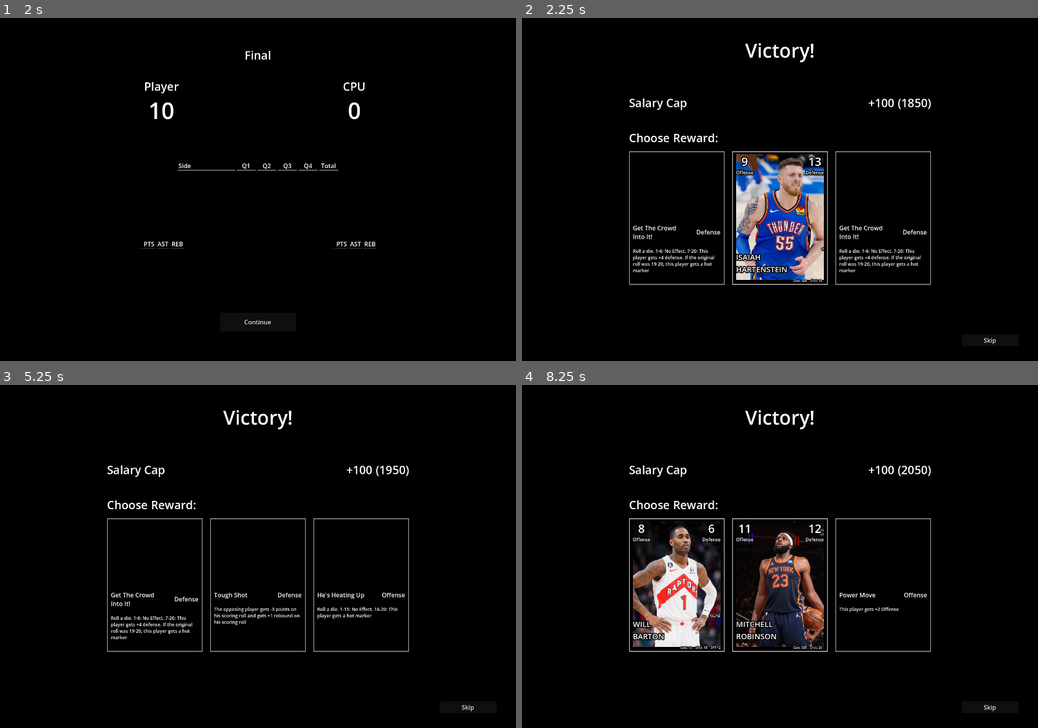
Above: before the commit, frames 1-4 (two rows, left to right).
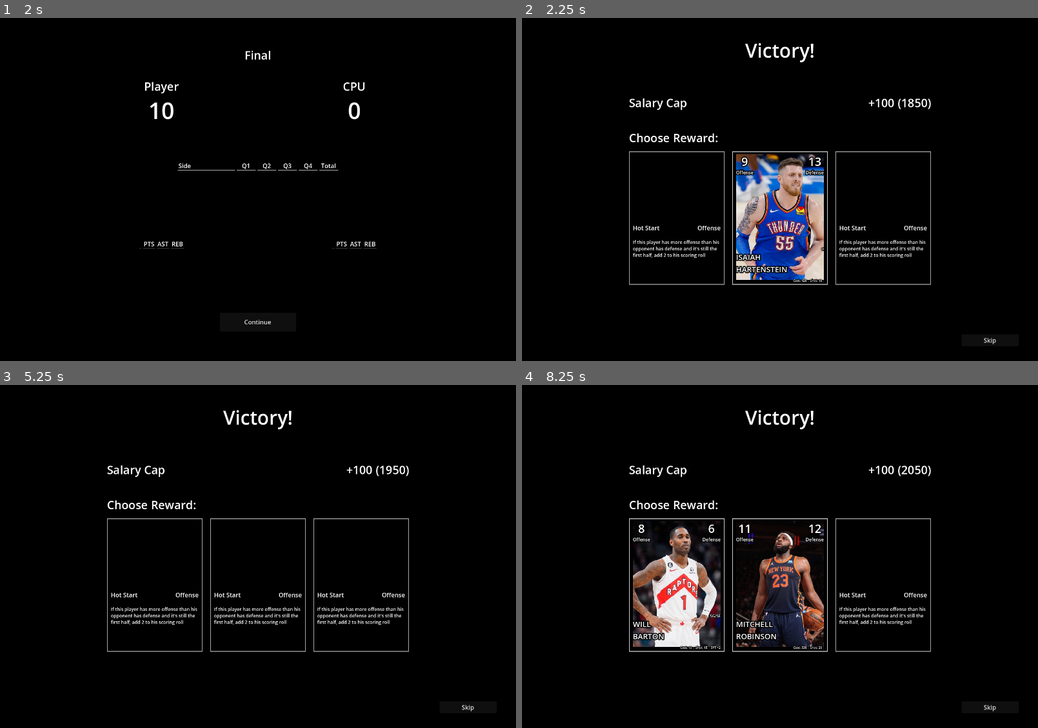
Above: after the commit, the same moments.

Repository: david8zhang/basketball-card-game
Game: Godot game, scene res://scenes/Main.tscn
The game is run twice, just before and just after one commit, with the same random seed, the same clock (stepped at 60 frames per second) and the same inputs. This scene is started directly instead of the project's main scene.
Inputs (mouse positions are in pixels of both pictures, inside the frame that each line leads up to):
- Up to frame 1 (2 s): click (51, 124) at 0.52 s; click "Auto Win" at 1.25 s
- Up to frame 2 (2.25 s): click "Continue" at 2 s
- Up to frame 3 (5.25 s): click "Skip" at 2.75 s; click (51, 491) at 3.52 s; click "Auto Win" at 4.25 s; click "Continue" at 5 s
- Up to frame 4 (8.25 s): click "Skip" at 5.75 s; click (573, 491) at 6.52 s; click "Auto Win" at 7.25 s; click "Continue" at 8 s

Frame 1 is identical in both runs. In frame 2, 1.4% of the frame differs, in the area x 21-79%, y 60-75%; in frame 3, 1.5%; in frame 4, 0.4%.

Commit message:
added quarter strategy condition

Diff:
--- /dev/null
+++ b/resources/strategy/HotStart.tres
@@ -0,0 +1,54 @@
+[gd_resource type="Resource" script_class="StrategyCardConfig" load_steps=11 format=3 uid="uid://di7bw0xc7ywvd"]
+
+[ext_resource type="Script" uid="uid://cdj30lies16yq" path="res://scripts/strategy/StrategyCardConfig.gd" id="1_qxce3"]
+[ext_resource type="Script" uid="uid://54ugok0fgnk3" path="res://scripts/strategy/condition/QuarterCheckCondition.gd" id="2_gwrmt"]
+[ext_resource type="Script" uid="uid://8h7wbli6l8ea" path="res://scripts/strategy/bonus/NoopBonus.gd" id="2_x884g"]
+[ext_resource type="Script" uid="uid://co8frnjq86y02" path="res://scripts/strategy/bonus/RollBonus.gd" id="3_6cop3"]
+[ext_resource type="Script" uid="uid://ddnjcjhym57bv" path="res://scripts/strategy/condition/StatCompCondition.gd" id="3_x884g"]
+
+[sub_resource type="Resource" id="Resource_8c7n5"]
+script = ExtResource("2_x884g")
+show_failure = true
+bonus_type = 7
+metadata/_custom_type_script = "uid://8h7wbli6l8ea"
+
+[sub_resource type="Resource" id="Resource_yrkd7"]
+script = ExtResource("2_x884g")
+show_failure = true
+bonus_type = 7
+metadata/_custom_type_script = "uid://8h7wbli6l8ea"
+
+[sub_resource type="Resource" id="Resource_6hitt"]
+script = ExtResource("3_6cop3")
+roll_bonus_amount = 2
+roll_bonus_type = 0
+bonus_type = 1
+metadata/_custom_type_script = "uid://co8frnjq86y02"
+
+[sub_resource type="Resource" id="Resource_ge7wr"]
+script = ExtResource("2_gwrmt")
+quarter_threshold = 3
+comparator_type = 0
+condition_type = 4
+pass_child = SubResource("Resource_6hitt")
+fail_child = SubResource("Resource_yrkd7")
+metadata/_custom_type_script = "uid://54ugok0fgnk3"
+
+[sub_resource type="Resource" id="Resource_go6yv"]
+script = ExtResource("3_x884g")
+off_stat_to_comp = 0
+def_stat_to_comp = 1
+comp_type = 0
+threshold = 2
+condition_type = 2
+pass_child = SubResource("Resource_ge7wr")
+fail_child = SubResource("Resource_8c7n5")
+metadata/_custom_type_script = "uid://ddnjcjhym57bv"
+
+[resource]
+script = ExtResource("1_qxce3")
+strategy_type = 0
+card_name = "Hot Start"
+card_description = "If this player has more offense than his opponent has defense and it's still the first half, add 2 to his scoring roll"
+root_node = SubResource("Resource_go6yv")
+metadata/_custom_type_script = "uid://cdj30lies16yq"
--- a/scripts/SceneVariables.gd
+++ b/scripts/SceneVariables.gd
@@ -13,7 +13,8 @@
 var all_player_names = [
 "CalebMartin", "DerrickWhite", "CarisLevert", "DomantasSabonis", "CJMcCollum", "NormanPowell", "DeAaronFox", "JadenMcDa …(3030 unchanged characters)…
 ]
-var all_strategy_card_names = ["PlayEmTi …(288 unchanged characters)…
+# var all_strategy_card_names = ["PlayEmTi …(288 unchanged characters)…
+var all_strategy_card_names = ["HotStart"]
 
 var all_player_stat_configs: Array[BallPlayerStats] = []
 var all_strat_card_configs: Array[StrategyCardConfig] = []
--- a/scripts/StrategyCardProcessor.gd
+++ b/scripts/StrategyCardProcessor.gd
@@ -29,7 +29,13 @@
 
 func process_selected_card():
 	var config = selected_strategy_card.strategy_card_config
-	config.process(off_player, def_player)
+
+	# Get current game state including quarter
+	var game_state = {}
+	if matchup_container != null and matchup_container.game != null:
+		game_state["current_quarter"] = matchup_container.game.quarter_number
+
+	config.process(off_player, def_player, game_state)
 	node_results = config.blackboard.node_results as Array[StrategyCardNode.NodeResult]
 	process_curr_node_result()
 
--- a/scripts/strategy/Blackboard.gd
+++ b/scripts/strategy/Blackboard.gd
@@ -5,3 +5,4 @@
 var def_player: BallPlayerCard
 var card_config: StrategyCardConfig
 var node_results = []
+var game_state: Dictionary = {}
--- a/scripts/strategy/StrategyCardBonusNode.gd
+++ b/scripts/strategy/StrategyCardBonusNode.gd
@@ -9,7 +9,8 @@
   TEAM_STAT,
   REM_TEAM_STAT,
   FREE_THROWS,
-  NOOP
+  NOOP,
+  TEAM_STAT_BONUS
 }
 
 @export var bonus_type: BonusType
--- a/scripts/strategy/StrategyCardConditionNode.gd
+++ b/scripts/strategy/StrategyCardConditionNode.gd
@@ -5,7 +5,8 @@
 	DICE_ROLL_CHECK,
 	STAT_CHECK,
 	STAT_COMP,
-	SHOT_CHECK
+	SHOT_CHECK,
+	QUARTER_CHECK
 }
 
 @export var condition_type: ConditionType
--- a/scripts/strategy/StrategyCardConfig.gd
+++ b/scripts/strategy/StrategyCardConfig.gd
@@ -14,9 +14,10 @@
 var blackboard: Blackboard
 var id = ""
 
-func process(off_player: BallPlayerCard, def_player: BallPlayerCard):
+func process(off_player: BallPlayerCard, def_player: BallPlayerCard, game_state: Dictionary = {}):
 	blackboard = Blackboard.new()
 	blackboard.off_player = off_player
 	blackboard.def_player = def_player
 	blackboard.card_config = self
+	blackboard.game_state = game_state
 	root_node.process(blackboard)
--- /dev/null
+++ b/scripts/strategy/bonus/TeamStatBonus.gd
@@ -0,0 +1,9 @@
+class_name TeamStatBonus
+extends StrategyCardBonusNode
+
+@export var off_bonus_amount := 0
+@export var def_bonus_amount := 0
+
+func _init():
+	super._init()
+	bonus_type = StrategyCardBonusNode.BonusType.TEAM_STAT_BONUS
--- /dev/null
+++ b/scripts/strategy/condition/QuarterCheckCondition.gd
@@ -0,0 +1,44 @@
+class_name QuarterCheckCondition
+extends StrategyCardConditionNode
+
+enum ComparatorType {
+	LESS,
+	EQUAL,
+	GREATER
+}
+
+@export var quarter_threshold := 1
+@export var comparator_type := ComparatorType.EQUAL
+
+func _init():
+	super._init()
+	condition_type = StrategyCardConditionNode.ConditionType.QUARTER_CHECK
+
+func check_condition(blackboard: Blackboard) -> StrategyCardNode.NodeResultType:
+	var current_quarter = get_current_quarter(blackboard)
+	var result_type: StrategyCardNode.NodeResultType
+
+	match comparator_type:
+		ComparatorType.LESS:
+			result_type = StrategyCardNode.NodeResultType.SUCCESS if \
+			current_quarter < quarter_threshold else \
+			StrategyCardNode.NodeResultType.FAILURE
+		ComparatorType.EQUAL:
+			result_type = StrategyCardNode.NodeResultType.SUCCESS if \
+			current_quarter == quarter_threshold else \
+			StrategyCardNode.NodeResultType.FAILURE
+		ComparatorType.GREATER:
+			result_type = StrategyCardNode.NodeResultType.SUCCESS if \
+			current_quarter > quarter_threshold else \
+			StrategyCardNode.NodeResultType.FAILURE
+
+	return result_type
+
+func get_current_quarter(blackboard: Blackboard) -> int:
+	# Get the current quarter from the blackboard game state
+	if blackboard.game_state.has("current_quarter"):
+		return blackboard.game_state["current_quarter"]
+
+	# Default fallback - this shouldn't happen in normal gameplay
+	print("Warning: Could not determine current quarter from blackboard, defaulting to 1")
+	return 1
Not shown, added: scripts/strategy/condition/QuarterCheckCondition.gd.uid
Not shown, added: README_QuarterCheckCondition.md
